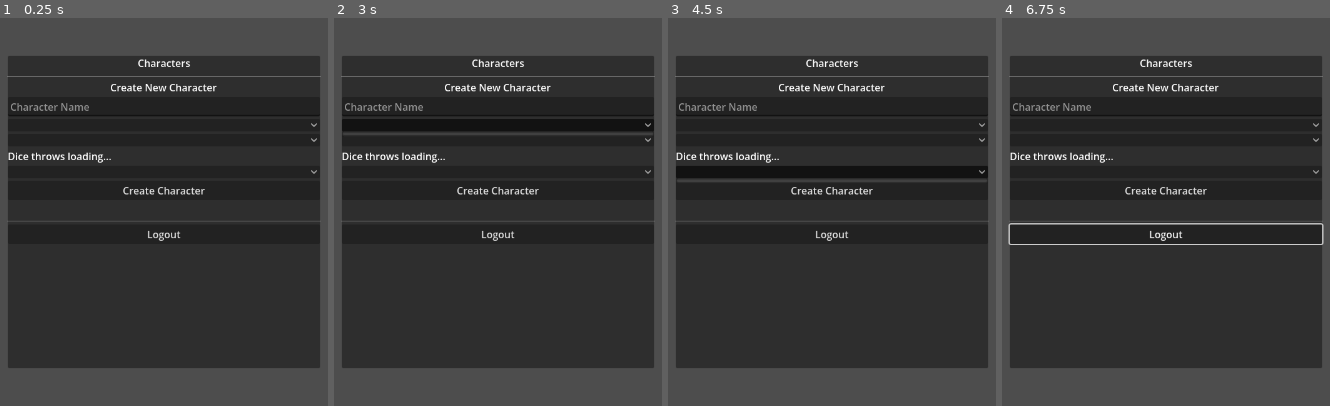
Above: before the commit, frames 1-4 (left to right).
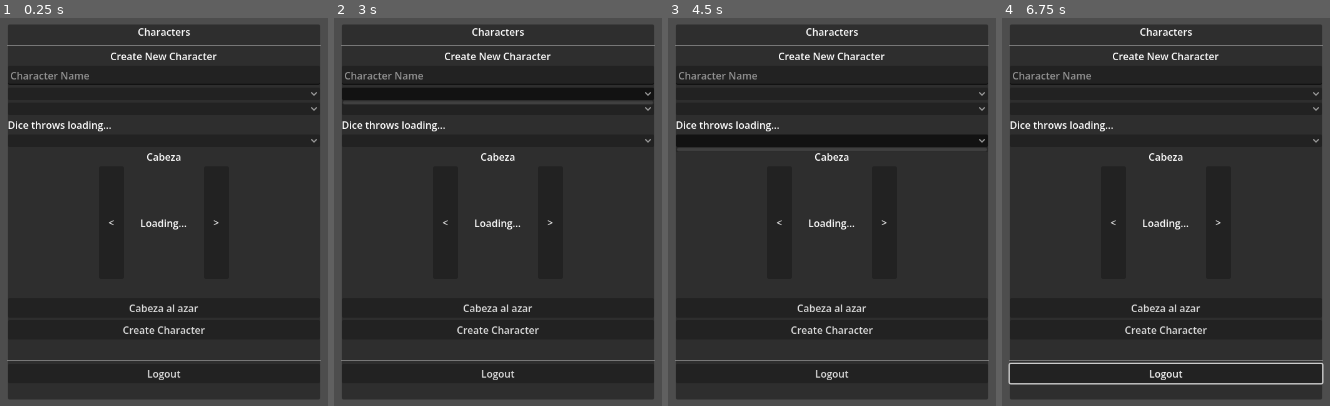
Above: after the commit, the same moments.

Repository: polito-ao/argentum-united-client
Game: Godot game, scene res://scenes/character/character_select.tscn
The game is run twice, just before and just after one commit, with the same random seed, the same clock (stepped at 60 frames per second) and the same inputs. This scene is started directly instead of the project's main scene.
Inputs (mouse positions are in pixels of both pictures, inside the frame that each line leads up to; where the layout moved, square brackets give the same spot in the first picture):
- Up to frame 1 (0.25 s): no input
- Up to frame 2 (3 s): click (445, 223) at 0.5 s, where only the run after the commit has a clickable "<"; click (550, 223) at 1.25 s, where only the run after the commit has a clickable ">"; click (498, 309) at 2 s, where only the run after the commit has a clickable "Cabeza al azar"; click (498, 95) [498, 126] at 2.75 s
- Up to frame 3 (4.5 s): click (832, 107) [832, 138] at 3.5 s; click (832, 142) [832, 173] at 4.25 s
- Up to frame 4 (6.75 s): click "Create Character" at 5 s; click "Logout" at 5.75 s; tap Enter at 6.5 s; move the mouse to (outside the picture) at 6.52 s; hold Right from 6.53 s (still down); hold Shift from 6.53 s (still down); click (outside the picture) at 6.67 s

The runs differ from the first frame. In frame 1, 19% of the frame differs, in the area x 2-98%, y 1-99%; in frame 2, 24%; in frame 3, 22%; in frame 4, 20%.

Commit message:
character creation: head picker UI with live preview
Lets the player cycle through allowed head_ids for the selected race
during character creation, with a live composited body+head preview.
The chosen head_id is included in CHARACTER_CREATE; server falls back
to race default when the client omits it (back-compat).

Adds HEAD_OPTIONS_REQUEST (0x0089) + HEAD_OPTIONS_RESPONSE (0x008A)
mirroring the server's locked packet IDs.

HeadPickerController is a RefCounted controller in the same shape as
the existing controllers (built in setup() so it has the connection
to send packets per the controller-lifecycle memory). 20 GUT tests
cover wrap navigation, race-change requests, response handling,
stale-response drop, and fallbacks when the server response is empty
or in-flight.

Diff:
--- a/scenes/character/character_select.gd
+++ b/scenes/character/character_select.gd
@@ -14,8 +14,19 @@
 @onready var title_label: Label = $Panel/VBoxContainer/TitleLabel
 @onready var logout_button: Button = $Panel/VBoxContainer/LogoutButton
 @onready var logout_confirm: ConfirmationDialog = $LogoutConfirm
+@onready var head_picker_label: Label = $Panel/VBoxContainer/CreatePanel/HeadPickerLabel
+@onready var head_picker: HBoxContainer = $Panel/VBoxContainer/CreatePanel/HeadPicker
+@onready var head_prev_button: Button = $Panel/VBoxContainer/CreatePanel/HeadPicker/HeadPrev
+@onready var head_next_button: Button = $Panel/VBoxContainer/CreatePanel/HeadPicker/HeadNext
+@onready var head_preview: Control = $Panel/VBoxContainer/CreatePanel/HeadPicker/HeadPreview
+@onready var head_body_sprite: Sprite2D = $Panel/VBoxContainer/CreatePanel/HeadPicker/HeadPreview/BodySprite
+@onready var head_head_sprite: Sprite2D = $Panel/VBoxContainer/CreatePanel/HeadPicker/HeadPreview/HeadSprite
+@onready var head_loading_label: Label = $Panel/VBoxContainer/CreatePanel/HeadPicker/HeadPreview/HeadLoading
+@onready var head_index_label: Label = $Panel/VBoxContainer/CreatePanel/HeadIndexLabel
+@onready var head_random_button: Button = $Panel/VBoxContainer/CreatePanel/HeadRandomButton
 
 var connection: ServerConnection
+var head_picker_controller: HeadPickerController
 var _characters: Array = []
 var _dice_throws: Array = []
 # Cache the select payload so we can hand it to world on MAP_LOAD (happens right after SELECT_RESPONSE).
@@ -44,6 +55,27 @@
 	create_button.pressed.connect(_on_create_pressed)
 	logout_button.pressed.connect(func(): logout_confirm.popup_centered())
 	logout_confirm.confirmed.connect(_on_logout_confirmed)
+
+	# Head picker: requests head_ids whenever the race selector changes,
+	# updates a live composite preview, and contributes head_id to the
+	# CHARACTER_CREATE payload. Constructed in setup() because it needs
+	# `connection` to send HEAD_OPTIONS_REQUEST (controller-lifecycle rule).
+	head_picker_controller = HeadPickerController.new({
+		connection    = connection,
+		body_sprite   = head_body_sprite,
+		head_sprite   = head_head_sprite,
+		label         = head_index_label,
+		prev_button   = head_prev_button,
+		next_button   = head_next_button,
+		container     = head_picker,
+		loading_label = head_loading_label,
+	})
+	race_selector.item_selected.connect(_on_race_changed)
+	head_random_button.pressed.connect(func(): head_picker_controller.pick_random())
+	# Kick off picker for the default-selected race so the preview is populated
+	# even before the user touches the dropdown.
+	if RACES.size() > 0:
+		head_picker_controller.set_race(RACES[race_selector.selected])
 
 	# Request character list
 	connection.send_packet(PacketIds.CHARACTER_LIST_REQUEST)
@@ -59,6 +91,9 @@
 			_handle_select_response(payload)
 		PacketIds.MAP_LOAD:
 			_enter_world(payload)
+		PacketIds.HEAD_OPTIONS_RESPONSE:
+			if head_picker_controller != null:
+				head_picker_controller.handle_options_response(payload)
 
 func _handle_character_list(payload: Dictionary):
 	_characters = payload.get("characters", [])
@@ -121,6 +156,13 @@
 	status_label.text = "Selecting..."
 	connection.send_packet(PacketIds.CHARACTER_SELECT, {"character_id": char_id})
 
+func _on_race_changed(idx: int) -> void:
+	if head_picker_controller == null:
+		return
+	if idx < 0 or idx >= RACES.size():
+		return
+	head_picker_controller.set_race(RACES[idx])
+
 func _on_create_pressed():
 	var char_name = name_input.text.strip_edges()
 	if char_name.is_empty():
@@ -142,7 +184,8 @@
 		"name": char_name,
 		"class": class_type,
 		"race": race,
-		"throw_index": throw_index
+		"throw_index": throw_index,
+		"head_id": head_picker_controller.selected_head_id() if head_picker_controller != null else 1,
 	})
 
 func _handle_create_response(payload: Dictionary):
--- a/scenes/character/character_select.tscn
+++ b/scenes/character/character_select.tscn
@@ -17,9 +17,9 @@
 anchor_right = 0.5
 anchor_bottom = 0.5
 offset_left = -250.0
-offset_top = -250.0
+offset_top = -300.0
 offset_right = 250.0
-offset_bottom = 250.0
+offset_bottom = 300.0
 
 [node name="VBoxContainer" type="VBoxContainer" parent="Panel"]
 layout_mode = 2
@@ -61,6 +61,62 @@
 [node name="ThrowSelector" type="OptionButton" parent="Panel/VBoxContainer/CreatePanel"]
 layout_mode = 2
 
+[node name="HeadPickerLabel" type="Label" parent="Panel/VBoxContainer/CreatePanel"]
+layout_mode = 2
+text = "Cabeza"
+horizontal_alignment = 1
+
+[node name="HeadPicker" type="HBoxContainer" parent="Panel/VBoxContainer/CreatePanel"]
+layout_mode = 2
+alignment = 1
+
+[node name="HeadPrev" type="Button" parent="Panel/VBoxContainer/CreatePanel/HeadPicker"]
+custom_minimum_size = Vector2(40, 96)
+layout_mode = 2
+text = "<"
+
+[node name="HeadPreview" type="Control" parent="Panel/VBoxContainer/CreatePanel/HeadPicker"]
+custom_minimum_size = Vector2(120, 180)
+layout_mode = 2
+
+[node name="BodySprite" type="Sprite2D" parent="Panel/VBoxContainer/CreatePanel/HeadPicker/HeadPreview"]
+position = Vector2(60, 168)
+centered = false
+texture_filter = 1
+
+[node name="HeadSprite" type="Sprite2D" parent="Panel/VBoxContainer/CreatePanel/HeadPicker/HeadPreview"]
+position = Vector2(60, 168)
+centered = false
+texture_filter = 1
+
+[node name="HeadLoading" type="Label" parent="Panel/VBoxContainer/CreatePanel/HeadPicker/HeadPreview"]
+layout_mode = 1
+anchors_preset = 8
+anchor_left = 0.5
+anchor_top = 0.5
+anchor_right = 0.5
+anchor_bottom = 0.5
+offset_left = -40.0
+offset_top = -10.0
+offset_right = 40.0
+offset_bottom = 10.0
+text = "Loading..."
+horizontal_alignment = 1
+
+[node name="HeadNext" type="Button" parent="Panel/VBoxContainer/CreatePanel/HeadPicker"]
+custom_minimum_size = Vector2(40, 96)
+layout_mode = 2
+text = ">"
+
+[node name="HeadIndexLabel" type="Label" parent="Panel/VBoxContainer/CreatePanel"]
+layout_mode = 2
+text = ""
+horizontal_alignment = 1
+
+[node name="HeadRandomButton" type="Button" parent="Panel/VBoxContainer/CreatePanel"]
+layout_mode = 2
+text = "Cabeza al azar"
+
 [node name="CreateButton" type="Button" parent="Panel/VBoxContainer/CreatePanel"]
 layout_mode = 2
 text = "Create Character"
--- a/scripts/network/packet_ids.gd
+++ b/scripts/network/packet_ids.gd
@@ -16,6 +16,12 @@
 const CHARACTER_SELECT_RESPONSE = 0x0023
 const CHARACTER_CREATE = 0x0024
 const CHARACTER_CREATE_RESPONSE = 0x0025
+# Head picker (character creation): client requests the list of head_ids
+# allowed for a race; server replies with { race, head_ids: [Int, ...] }.
+# CHARACTER_CREATE payload may include head_id; server falls back to race
+# default when omitted (back-compat).
+const HEAD_OPTIONS_REQUEST = 0x0089
+const HEAD_OPTIONS_RESPONSE = 0x008A
 
 const MAP_LOAD = 0x0030
 const PLAYER_SPAWN = 0x0031
--- /dev/null
+++ b/scripts/ui/head_picker_controller.gd
@@ -0,0 +1,238 @@
+class_name HeadPickerController
+extends RefCounted
+
+## Head-picker logic for character creation. Wraps the prev/next index
+## navigation, the HEAD_OPTIONS request/response round-trip, and the live
+## sprite-preview update.
+##
+## Pure logic + Control widget refs — no scene tree dependency, fully
+## testable headless. Construct in setup() per the controller-lifecycle
+## memory: we need `connection` to send packets.
+##
+## Responsibilities:
+##   - On race change: send HEAD_OPTIONS_REQUEST(race), show "Loading..."
+##   - On HEAD_OPTIONS_RESPONSE: cache list, default to index 0, refresh preview
+##   - prev() / next() / pick_random(): update index (wrap-around) + preview
+##   - selected_head_id(): payload value for CHARACTER_CREATE
+##
+## Defensive fallbacks:
+##   - Response never arrives or empty → fall back to a single hardcoded
+##     default head_id per race; picker UI stays visible but arrows no-op.
+##   - Sprite catalog missing the head → preview hides gracefully.
+
+const PacketIds = preload("res://scripts/network/packet_ids.gd")
+
+# Wrap-around vs clamp: we picked WRAP. With small lists (~10-20 heads) it
+# matches Cucsi's UX expectations and avoids dead-end button clicks.
+const WRAP_AROUND := true
+
+# Fallback head_id used when:
+#   - HEAD_OPTIONS_RESPONSE never arrives (PR landed client-only)
+#   - Server returns an empty list
+# Head 1 always exists in the parsed Cucsi catalog.
+const FALLBACK_HEAD_ID := 1
+
+# Body used for the preview composite. Server is the source of truth for the
+# in-world body at spawn time; the picker just needs *a* body to anchor the
+# head_offset so it looks roughly right. Body 1 is the universal humanoid
+# fallback in the parsed catalog.
+const PREVIEW_BODY_ID := 1
+
+var _connection
+var _body_sprite: Sprite2D
+var _head_sprite: Sprite2D
+var _label: Label
+var _prev_button: Button
+var _next_button: Button
+var _container: Control            # whole picker section, hidden until ready
+var _loading_label: Label          # shown while waiting for the response
+
+var _race: String = ""
+var _head_ids: Array = []          # ints
+var _index: int = 0
+
+
+func _init(refs: Dictionary) -> void:
+	_connection    = refs.get("connection", null)
+	_body_sprite   = refs.get("body_sprite", null)
+	_head_sprite   = refs.get("head_sprite", null)
+	_label         = refs.get("label", null)
+	_prev_button   = refs.get("prev_button", null)
+	_next_button   = refs.get("next_button", null)
+	_container     = refs.get("container", null)
+	_loading_label = refs.get("loading_label", null)
+
+	if _connection == null:
+		push_error("HeadPickerController: null connection — wiring bug")
+
+	if _prev_button != null:
+		_prev_button.pressed.connect(prev)
+	if _next_button != null:
+		_next_button.pressed.connect(next)
+
+
+# Set the race the picker is selecting heads for. Sends HEAD_OPTIONS_REQUEST
+# and shows the "Loading..." state until the response arrives. Calling with
+# the same race is a no-op so we don't spam the server on tab refocus.
+func set_race(race: String) -> void:
+	if race == _race and not _head_ids.is_empty():
+		return
+	_race = race
+	_head_ids = []
+	_index = 0
+	_show_loading()
+	if _connection != null and not race.is_empty():
+		_connection.send_packet(PacketIds.HEAD_OPTIONS_REQUEST, {"race": race})
+
+
+# Apply a HEAD_OPTIONS_RESPONSE payload: { race, head_ids: [Int, ...] }.
+# Drops responses for a race the user has already moved away from (race
+# selector can flip faster than the network round-trip).
+func handle_options_response(payload: Dictionary) -> void:
+	var resp_race: String = String(payload.get("race", ""))
+	if resp_race != _race:
+		return
+	var ids = payload.get("head_ids", [])
+	if not (ids is Array):
+		ids = []
+	# Coerce to ints (msgpack may yield mixed types when the server is
+	# generous; the catalog lookups below need ints).
+	_head_ids = []
+	for v in ids:
+		_head_ids.append(int(v))
+	_index = 0
+	_refresh_view()
+
+
+# Returns the currently-selected head_id. Falls back to FALLBACK_HEAD_ID if
+# the list is empty (response missing or in-flight) so CHARACTER_CREATE
+# always has something to send.
+func selected_head_id() -> int:
+	if _head_ids.is_empty():
+		return FALLBACK_HEAD_ID
+	return int(_head_ids[_index])
+
+
+func prev() -> void:
+	if _head_ids.size() < 2:
+		return
+	if WRAP_AROUND:
+		_index = (_index - 1 + _head_ids.size()) % _head_ids.size()
+	else:
+		_index = max(0, _index - 1)
+	_refresh_view()
+
+
+func next() -> void:
+	if _head_ids.size() < 2:
+		return
+	if WRAP_AROUND:
+		_index = (_index + 1) % _head_ids.size()
+	else:
+		_index = min(_head_ids.size() - 1, _index + 1)
+	_refresh_view()
+
+
+func pick_random() -> void:
+	if _head_ids.size() < 2:
+		return
+	# Avoid landing on the same index for instant feedback.
+	var new_idx := _index
+	while new_idx == _index:
+		new_idx = randi_range(0, _head_ids.size() - 1)
+	_index = new_idx
+	_refresh_view()
+
+
+func current_index() -> int:
+	return _index
+
+
+func head_ids() -> Array:
+	return _head_ids.duplicate()
+
+
+# --- private ----------------------------------------------------------------
+
+
+func _show_loading() -> void:
+	if _container != null:
+		_container.visible = true
+	if _loading_label != null:
+		_loading_label.visible = true
+		_loading_label.text = "Loading heads..."
+	if _label != null:
+		_label.text = ""
+	if _body_sprite != null:
+		_body_sprite.visible = false
+	if _head_sprite != null:
+		_head_sprite.visible = false
+
+
+func _refresh_view() -> void:
+	if _container != null:
+		_container.visible = true
+	if _loading_label != null:
+		_loading_label.visible = false
+
+	if _head_ids.is_empty():
+		# Fallback path: server returned nothing useful. Keep the section
+		# rendered with the hardcoded default so the layout doesn't jump,
+		# but skip the counter label.
+		if _label != null:
+			_label.text = "Cabeza %d" % FALLBACK_HEAD_ID
+		_paint_preview(FALLBACK_HEAD_ID)
+		return
+
+	var head_id := int(_head_ids[_index])
+	if _label != null:
+		_label.text = "Cabeza %d / %d" % [_index + 1, _head_ids.size()]
+	_paint_preview(head_id)
+
+
+func _paint_preview(head_id: int) -> void:
+	# Body (anchor for head_offset). Server is the actual source of truth
+	# for in-world body at spawn time; preview anchors on body 1 which is
+	# guaranteed to exist in the parsed Cucsi catalog.
+	var body_tex: Texture2D = _frame_texture(SpriteFramesBuilder.for_body(PREVIEW_BODY_ID))
+	var head_tex: Texture2D = _frame_texture(SpriteFramesBuilder.for_head(head_id))
+
+	# Anchor body bottom-aligned at the BodySprite's authored position
+	# (set in the .tscn to ~feet of the preview area). The body texture is
+	# uncentered; offset.y = -h aligns its bottom to the anchor and
+	# offset.x = -w/2 horizontally centers it.
+	if _body_sprite != null:
+		_body_sprite.texture = body_tex
+		_body_sprite.visible = body_tex != null
+		if body_tex != null:
+			var bsz := body_tex.get_size()
+			_body_sprite.offset = Vector2(-bsz.x / 2.0, -bsz.y)
+
+	# Head sits at body anchor + head_offset, then gets centered/raised by
+	# its own offset just like the body so the sprite hugs the right spot.
+	if _head_sprite != null:
+		_head_sprite.texture = head_tex
+		_head_sprite.visible = head_tex != null
+		if head_tex != null and _body_sprite != null:
+			var hsz := head_tex.get_size()
+			_head_sprite.position = _body_sprite.position + _head_offset_for_body(PREVIEW_BODY_ID)
+			_head_sprite.offset = Vector2(-hsz.x / 2.0, -hsz.y)
+
+
+# Pull the south-facing first frame as a static preview texture.
+func _frame_texture(sf: SpriteFrames) -> Texture2D:
+	if sf == null:
+		return null
+	if not sf.has_animation("walk_south"):
+		return null
+	if sf.get_frame_count("walk_south") <= 0:
+		return null
+	return sf.get_frame_texture("walk_south", 0)
+
+
+func _head_offset_for_body(body_id: int) -> Vector2:
+	var entry = SpriteCatalog.body(body_id)
+	if entry == null or not (entry is Dictionary):
+		return Vector2.ZERO
+	var off = entry.get("head_offset", {"x": 0, "y": 0})
+	return Vector2(float(off.get("x", 0)), float(off.get("y", 0)))
--- /dev/null
+++ b/tests/unit/test_head_picker_controller.gd
@@ -0,0 +1,199 @@
+extends GutTest
+## Unit tests for HeadPickerController. Real Sprite2D + Label + Button
+## widgets are constructed without entering the scene tree — the
+## controller only reads their properties / connects signals.
+
+const PacketIds = preload("res://scripts/network/packet_ids.gd")
+
+var picker: HeadPickerController
+var conn: _StubConnection
+var body_sprite: Sprite2D
+var head_sprite: Sprite2D
+var label: Label
+var prev_btn: Button
+var next_btn: Button
+var container: Control
+var loading_label: Label
+
+func before_each():
+	conn = _StubConnection.new()
+	body_sprite = Sprite2D.new()
+	head_sprite = Sprite2D.new()
+	label = Label.new()
+	prev_btn = Button.new()
+	next_btn = Button.new()
+	container = Control.new()
+	loading_label = Label.new()
+	add_child_autofree(body_sprite)
+	add_child_autofree(head_sprite)
+	add_child_autofree(label)
+	add_child_autofree(prev_btn)
+	add_child_autofree(next_btn)
+	add_child_autofree(container)
+	add_child_autofree(loading_label)
+
+	picker = HeadPickerController.new({
+		connection    = conn,
+		body_sprite   = body_sprite,
+		head_sprite   = head_sprite,
+		label         = label,
+		prev_button   = prev_btn,
+		next_button   = next_btn,
+		container     = container,
+		loading_label = loading_label,
+	})
+
+# --- race change triggers HEAD_OPTIONS_REQUEST -------------------------------
+
+func test_set_race_sends_head_options_request():
+	picker.set_race("humano")
+	var req = _first_packet(PacketIds.HEAD_OPTIONS_REQUEST)
+	assert_not_null(req)
+	assert_eq(req.payload.race, "humano")
+
+func test_set_race_shows_loading_state():
+	picker.set_race("humano")
+	assert_true(loading_label.visible)
+	assert_true(container.visible)
+
+func test_setting_same_race_twice_after_response_does_not_resend():
+	picker.set_race("humano")
+	picker.handle_options_response({"race": "humano", "head_ids": [1, 2, 3]})
+	conn.sent.clear()
+	picker.set_race("humano")
+	assert_eq(conn.sent.size(), 0)
+
+func test_changing_race_resends_request():
+	picker.set_race("humano")
+	picker.handle_options_response({"race": "humano", "head_ids": [1, 2]})
+	conn.sent.clear()
+	picker.set_race("elfo")
+	var req = _first_packet(PacketIds.HEAD_OPTIONS_REQUEST)
+	assert_not_null(req)
+	assert_eq(req.payload.race, "elfo")
+
+# --- response populates list -------------------------------------------------
+
+func test_response_populates_head_ids_and_resets_index_to_zero():
+	picker.set_race("humano")
+	picker.handle_options_response({"race": "humano", "head_ids": [10, 11, 12]})
+	assert_eq(picker.head_ids(), [10, 11, 12])
+	assert_eq(picker.current_index(), 0)
+	assert_eq(picker.selected_head_id(), 10)
+
+func test_response_for_stale_race_is_dropped():
+	picker.set_race("humano")
+	picker.set_race("elfo") # user moved on; humano response is now stale
+	picker.handle_options_response({"race": "humano", "head_ids": [1, 2, 3]})
+	assert_eq(picker.head_ids(), [], "stale response should not populate list")
+
+func test_response_hides_loading_label():
+	picker.set_race("humano")
+	picker.handle_options_response({"race": "humano", "head_ids": [1, 2]})
+	assert_false(loading_label.visible)
+
+func test_label_shows_one_based_count_after_response():
+	picker.set_race("humano")
+	picker.handle_options_response({"race": "humano", "head_ids": [10, 11, 12]})
+	assert_eq(label.text, "Cabeza 1 / 3")
+
+# --- prev / next navigation --------------------------------------------------
+
+func test_next_advances_index_and_updates_label():
+	picker.set_race("humano")
+	picker.handle_options_response({"race": "humano", "head_ids": [10, 11, 12]})
+	picker.next()
+	assert_eq(picker.current_index(), 1)
+	assert_eq(picker.selected_head_id(), 11)
+	assert_eq(label.text, "Cabeza 2 / 3")
+
+func test_prev_decrements_index():
+	picker.set_race("humano")
+	picker.handle_options_response({"race": "humano", "head_ids": [10, 11, 12]})
+	picker.next()
+	picker.prev()
+	assert_eq(picker.current_index(), 0)
+	assert_eq(picker.selected_head_id(), 10)
+
+func test_next_wraps_at_end():
+	picker.set_race("humano")
+	picker.handle_options_response({"race": "humano", "head_ids": [10, 11, 12]})
+	picker.next(); picker.next(); picker.next() # 0->1->2->0
+	assert_eq(picker.current_index(), 0)
+	assert_eq(picker.selected_head_id(), 10)
+
+func test_prev_wraps_at_start():
+	picker.set_race("humano")
+	picker.handle_options_response({"race": "humano", "head_ids": [10, 11, 12]})
+	picker.prev() # 0 -> 2 (wrap)
+	assert_eq(picker.current_index(), 2)
+	assert_eq(picker.selected_head_id(), 12)
+
+func test_navigation_with_one_head_is_a_noop():
+	picker.set_race("humano")
+	picker.handle_options_response({"race": "humano", "head_ids": [42]})
+	picker.next()
+	picker.prev()
+	assert_eq(picker.current_index(), 0)
+	assert_eq(picker.selected_head_id(), 42)
+
+# --- random ------------------------------------------------------------------
+
+func test_pick_random_with_one_head_is_noop():
+	picker.set_race("humano")
+	picker.handle_options_response({"race": "humano", "head_ids": [7]})
+	picker.pick_random()
+	assert_eq(picker.current_index(), 0)
+
+func test_pick_random_changes_index():
+	# With 3 heads, pick_random must land on a different index every call.
+	picker.set_race("humano")
+	picker.handle_options_response({"race": "humano", "head_ids": [10, 11, 12]})
+	var seen := {0: true}
+	for i in 10:
+		picker.pick_random()
+		seen[picker.current_index()] = true
+	assert_gt(seen.size(), 1, "pick_random should explore more than one index")
+
+# --- fallback when response is empty / never arrives -------------------------
+
+func test_selected_head_id_falls_back_to_default_when_list_empty():
+	# Never call handle_options_response.
+	assert_eq(picker.selected_head_id(), HeadPickerController.FALLBACK_HEAD_ID)
+
+func test_empty_response_falls_back_gracefully():
+	picker.set_race("humano")
+	picker.handle_options_response({"race": "humano", "head_ids": []})
+	assert_eq(picker.selected_head_id(), HeadPickerController.FALLBACK_HEAD_ID)
+	# Container stays visible so the layout doesn't jump
+	assert_true(container.visible)
+
+func test_missing_head_ids_field_treated_as_empty():
+	picker.set_race("humano")
+	picker.handle_options_response({"race": "humano"})
+	assert_eq(picker.selected_head_id(), HeadPickerController.FALLBACK_HEAD_ID)
+
+# --- button signals are wired to navigation ---------------------------------
+
+func test_prev_button_press_navigates():
+	picker.set_race("humano")
+	picker.handle_options_response({"race": "humano", "head_ids": [10, 11, 12]})
+	prev_btn.pressed.emit()
+	assert_eq(picker.current_index(), 2)
+
+func test_next_button_press_navigates():
+	picker.set_race("humano")
+	picker.handle_options_response({"race": "humano", "head_ids": [10, 11, 12]})
+	next_btn.pressed.emit()
+	assert_eq(picker.current_index(), 1)
+
+# --- helpers ----------------------------------------------------------------
+
+func _first_packet(id: int):
+	var matches = conn.sent.filter(func(p): return p.id == id)
+	return matches.front() if matches.size() > 0 else null
+
+class _StubConnection extends RefCounted:
+	var sent: Array = []
+	func send_packet(id, payload = {}):
+		sent.append({"id": id, "payload": payload})
Not shown, added: scripts/ui/head_picker_controller.gd.uid
Not shown, added: tests/unit/test_head_picker_controller.gd.uid
